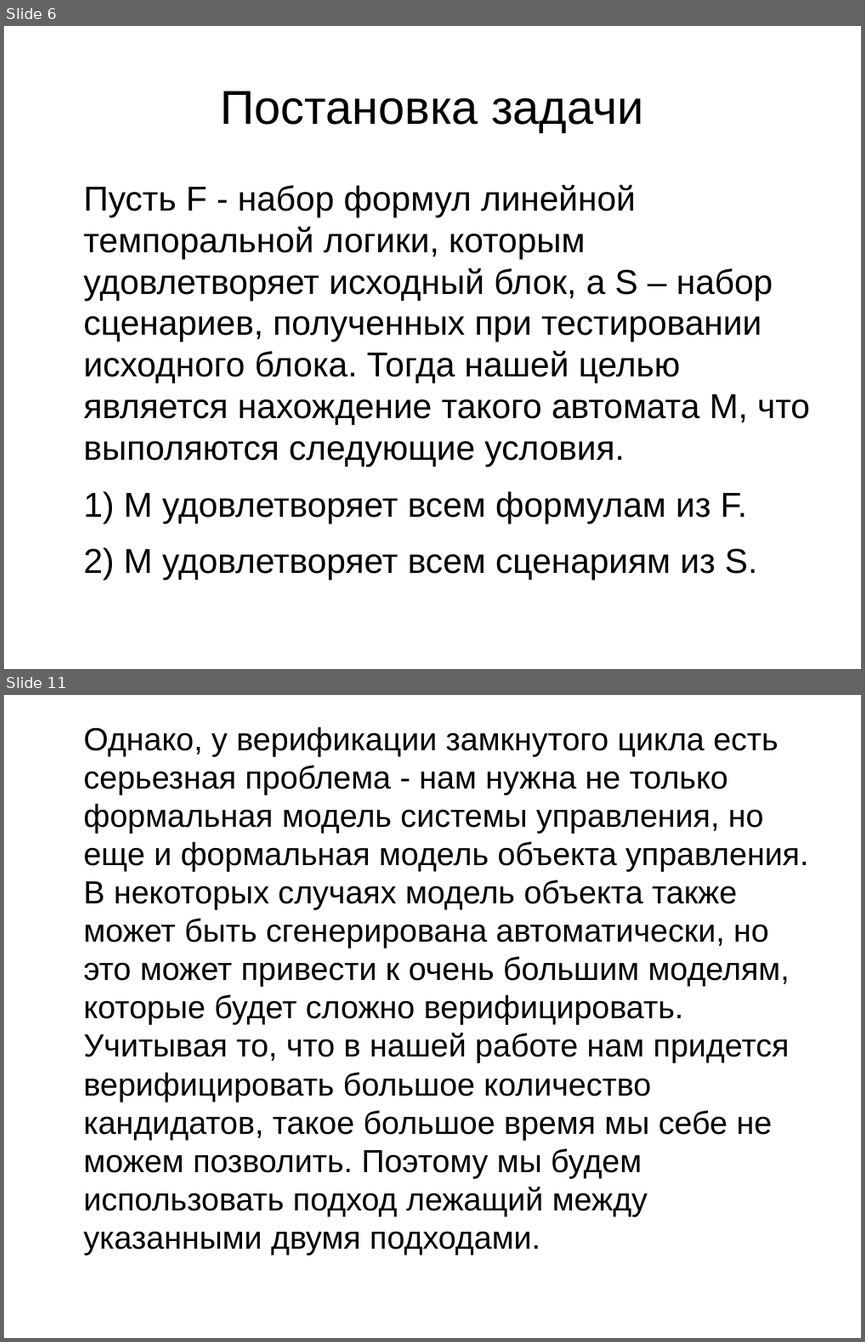
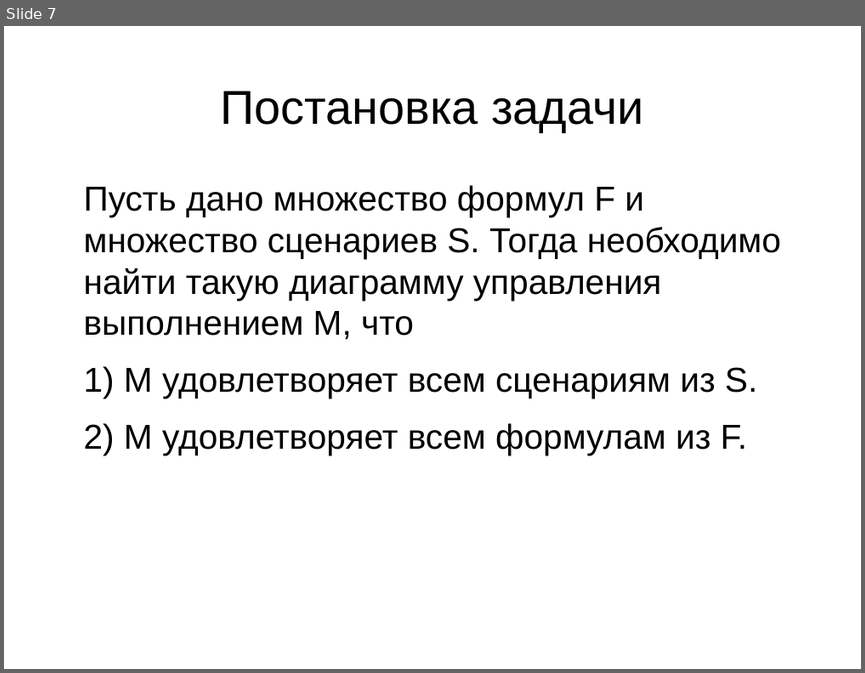
Before and after one commit to V1489Cygni/spec2fb, a slide deck: Presentation.odp. Shown one above the other, each under a label of ours: slides 6 and 11 before the commit, slide 7 after it; the slides between them are not shown. The pictures are 865x1342 and 865x673 pixels, drawn with LibreOffice and Linux fonts; fonts in the diff are those of the drawing. Boxes give left, top, right and bottom in pixels: in the first picture for what was removed or moved away, otherwise in the second. Text is boxed around its words. In the diff, an @@ line names an element or a change of style, - is before the commit and + after.

```diff
--- a/Presentation.odp
+++ b/Presentation.odp
@@ slide 11 removed at (4, 695, 861, 1338), background #FFFFFF @@
@@ text removed at (84, 726, 808, 1216) @@
-Однако, у верификации замкнутого цикла есть серьезная проблема - нам нужна не только формальная модель системы управления, но еще и формальная модель объекта управления. В некоторых случаях модель объекта также может быть сгенерирована автоматически, но это может привести к очень большим моделям, которые будет сложно верифицировать. Учитывая то, что в нашей работе нам придется верифицировать большое количество кандидатов, такое большое время мы себе не можем позволить. Поэтому мы будем использовать подход лежащий между указанными двумя подходами.
@@ what was slide 6 is now slide 7 @@
@@ slide 7 changed as well @@
@@ text at (84, 185, 781, 455): text changed @@
-Пусть F - набор формул линейной темпоральной логики, которым удовлетворяет исходный блок, а S – набор сценариев, полученных при тестировании исходного блока. Тогда нашей целью является нахождение такого автомата M, что выполяются следующие условия.
-1) M удовлетворяет всем формулам из F.
-2) M удовлетворяет всем сценариям из S.
+Пусть дано множество формул F и множество сценариев S. Тогда необходимо найти такую диаграмму управления выполнением M, что
+1) M удовлетворяет всем сценариям из S.
+2) M удовлетворяет всем формулам из F.
```
Also in this commit, not shown: 7 other slides changed, 9 slides added, 15 other slides removed, 3 other files.
